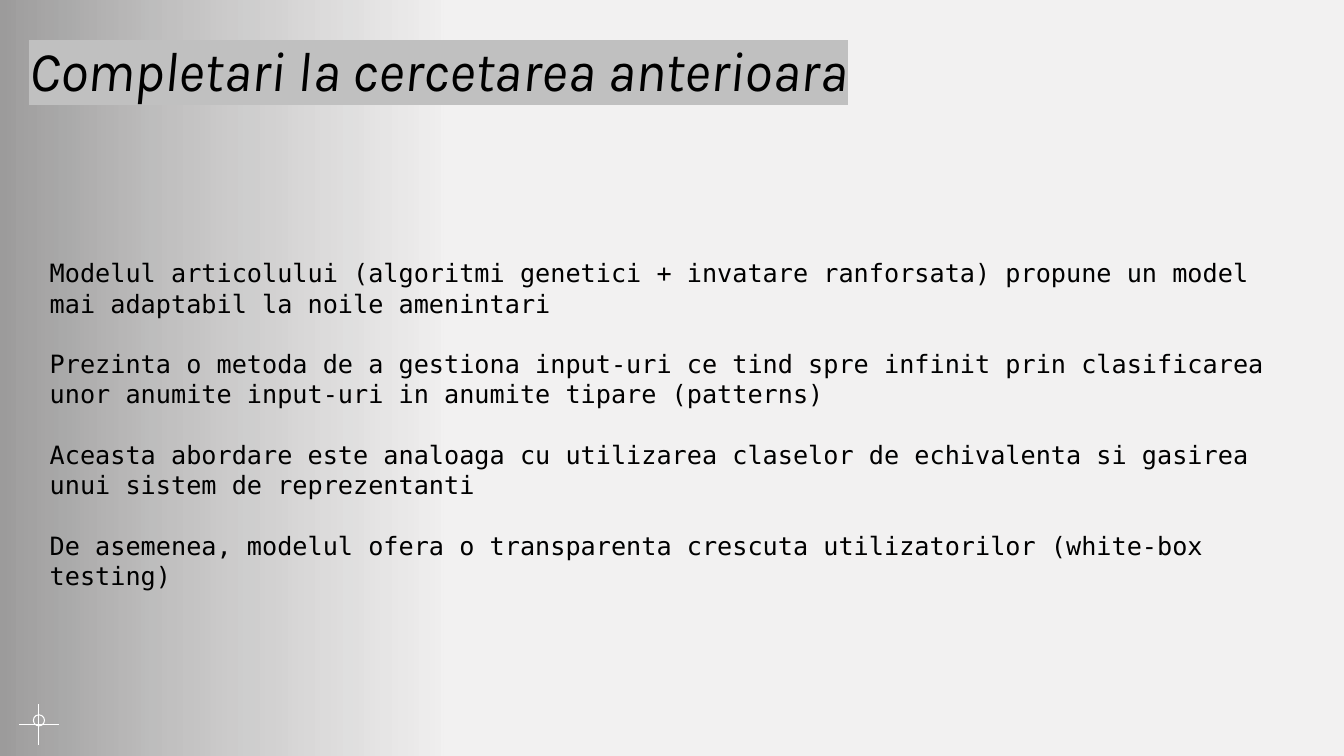
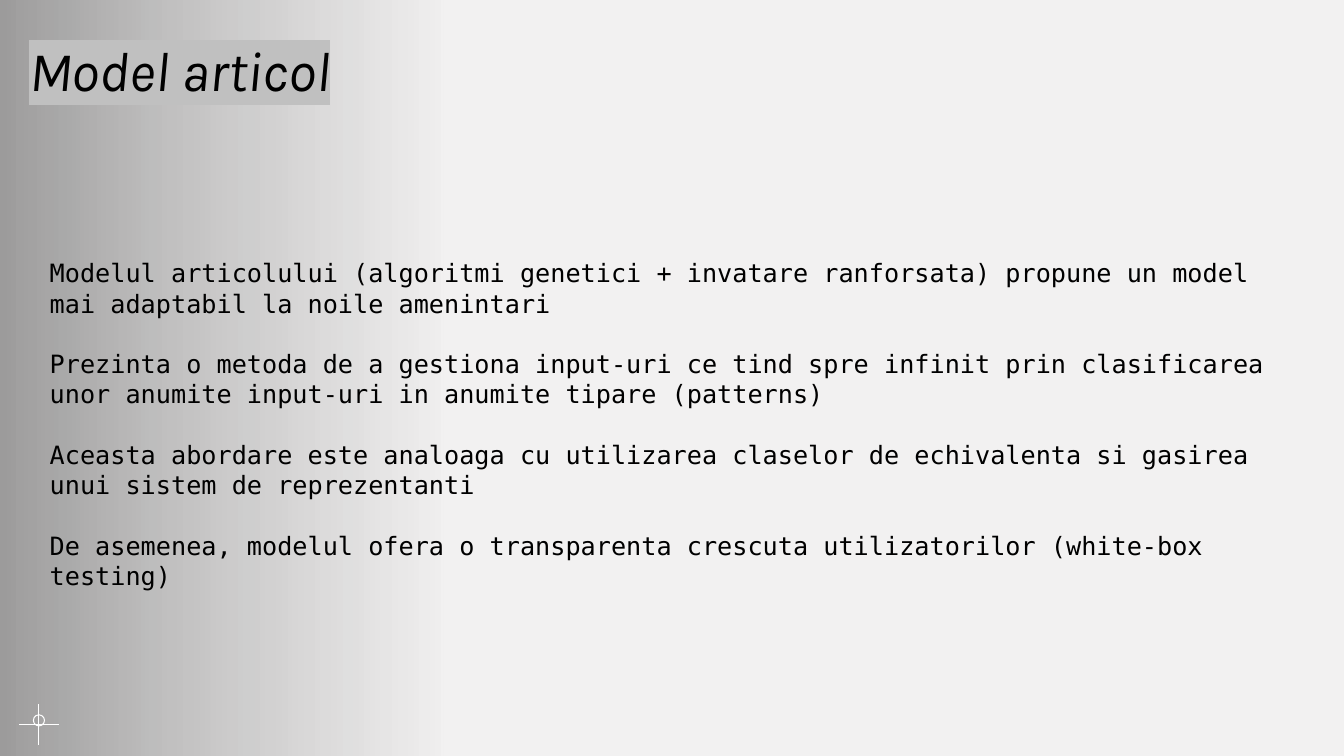
Before and after one commit to AntonioN09/ProiectTSS, a slide deck: slide 5 of Proiect_TSS.pptx (slide 14 before the commit). Drawn at 1344x756 pixels with LibreOffice and Linux fonts; fonts in the diff are those of the drawing; background and template pictures are left out. Boxes give left, top, right and bottom in pixels: in the first picture for what was removed or moved away, otherwise in the second. Text is boxed around its words. In the diff, an @@ line names an element or a change of style, - is before the commit and + after.

```diff
--- a/Proiect_TSS.pptx
+++ b/Proiect_TSS.pptx
@@ title at (29, 52, 330, 92): text changed @@
-Completari la cercetarea anterioara
+Model articol
```
Also in this commit, not shown: 1 other slide changed, 9 slides removed.
